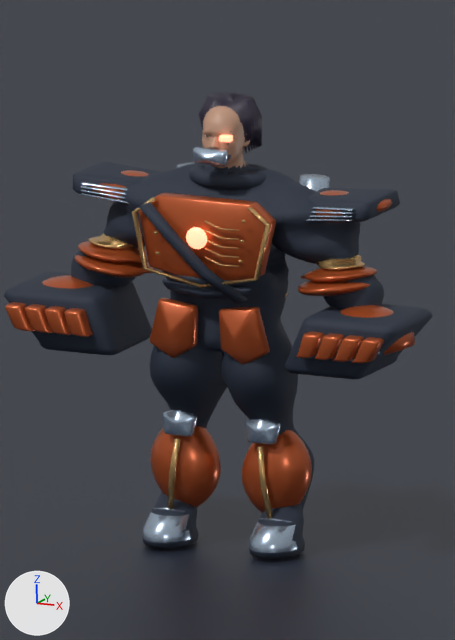
Two versions of the Blender file ArtSource/Heroes/Rook.blend, one commit apart.
The view is the same before and after, from the file's camera 'Portrait'. Every picture has the same lights, and +X, +Y and +Z are marked at lower left. The picture after the commit comes second.

Objects in the first picture: 'DF_Anatomy', 'DF_GauntletL', 'DF_GauntletR', 'Plane'.
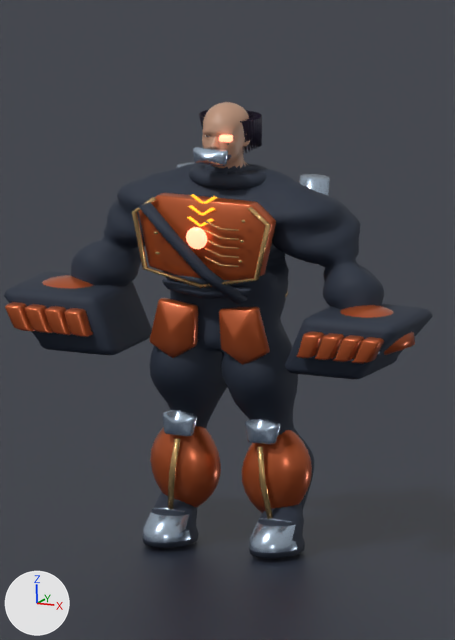
The edits, one by one:
Material 'Concept Brakk-Orun 5' (mat_concept_brakk_orun_5) is new.
Its base color is (1.0, 0.018, 0.008) (red #ff2416).
Its metallic is 0.12.
Its roughness is 0.42.
Its emission color is (1.0, 0.018, 0.008) (red #ff2416).
Its emission strength is 1.1.
Material 'Concept Brakk-Orun 4' (mat_concept_brakk_orun_4) is new.
Its base color is (1.0, 0.45, 0.025) (orange #ffb32c).
Its metallic is 0.12.
Its roughness is 0.42.
Its emission color is (1.0, 0.45, 0.025) (orange #ffb32c).
Its emission strength is 1.1.
me_df_anatomy is used by ob_df_anatomy; location (0.0, 0.0, 0.0).
me_df_anatomy had 22161 vertices, 21140 faces and spanned x -0.69..0.69, y -0.36..0.28, z 0.02..1.87.
me_df_anatomy now has 17428 vertices, 16640 faces and spans x -0.69..0.69, y -0.36..0.28, z 0.02..1.86.
me_df_anatomy part 1: 21 loose pieces with 4174 vertices, spanning x -0.69..0.69, y -0.22..0.23, z 1.1..1.77, are deleted.
me_df_anatomy part 2: 2 vertices moved within x 0.06, y -0.13, z 1.76; 702 vertices removed from x -0.1..0.1, y -0.15..0.07, z 1.76..1.87; 143 vertices added at x -0.06..0.06, y -0.3..0.27, z 1.33..1.53.
me_df_anatomy gains material mat_concept_brakk_orun_4 (orange #ffb32c, glowing orange #ffb32c).
me_df_anatomy gains material mat_concept_brakk_orun_5 (red #ff2416, glowing red #ff2416).

Changed parts and their boxes [x1, y1, x2, y2] in the pictures (455 x 640 px):
'DF_Anatomy', reshaped
    before: [71, 93, 400, 558]
    after: [71, 102, 384, 558]
part 1 of me_df_anatomy, deleted
    before: [73, 161, 400, 296]
part 2 of me_df_anatomy, cut back
    before: [199, 93, 262, 145]
    after: [187, 142, 229, 227]
